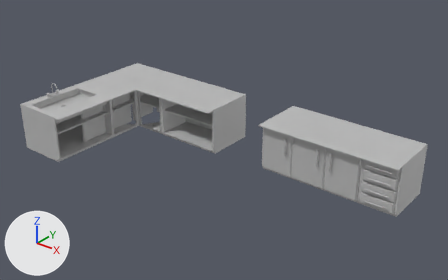
Before and after pictures for a commit that changed the FBX model Assets/Art/MODELS/assets/KitchenNew.fbx.
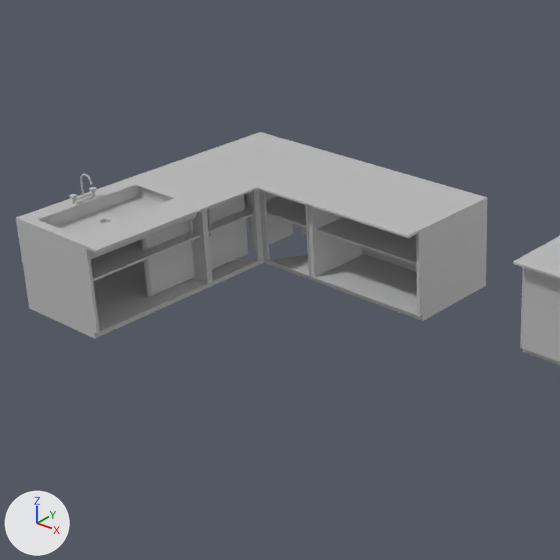
There are two pictures of each version: one whole from a 50 mm camera at (4.77, -0.48, 4.17) aimed at (-1.64, 7.54, -0.8), one close up on the part from 3% to 63% of the width and 0% to 96% of the height. The lights are fixed; the arrows at lower left show +X, +Y and +Z. Where no turn or scale is listed for an object, it has been applied to the vertices. Vertices at the same position are counted once.

Script lines for the objects in view, before the commit:
```python
ob_puerta_1 = bpy.data.objects.new('puerta_1', me_mesh_006)
ob_puerta_1.location = (0.781, 24.608, 0.006)
ob_puerta_2 = bpy.data.objects.new('puerta_2', me_mesh_005)
ob_puerta_2.location = (0.782, 24.608, 0.015)
ob_puerta_3 = bpy.data.objects.new('puerta_3', me_mesh_004)
ob_puerta_3.location = (0.782, 24.602, 0.006)
ob_puerta_4 = bpy.data.objects.new('puerta_4', me_mesh_003)
ob_puerta_4.location = (-4.425, 7.924, -0.913)
ob_puerta_5 = bpy.data.objects.new('puerta_5', me_mesh_002)
ob_puerta_5.location = (-4.425, 7.851, -0.913)
ob_puerta_6 = bpy.data.objects.new('puerta_6', me_mesh_001)
ob_puerta_6.location = (-4.425, 6.545, -0.913)
ob_tabletop = bpy.data.objects.new('Tabletop', me_mesh)
ob_tabletop.location = (-3.723, 7.335, -0.789)
# also in view: 'puerta_3.001' at (-0.74, 7.93, -0.91); 'cuerpo' at (0.25, 8.41, -0.93)
```
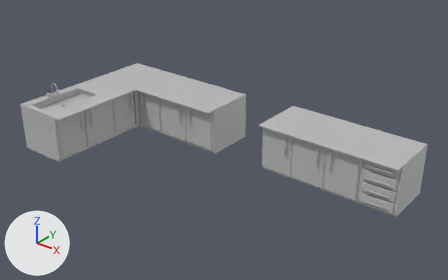
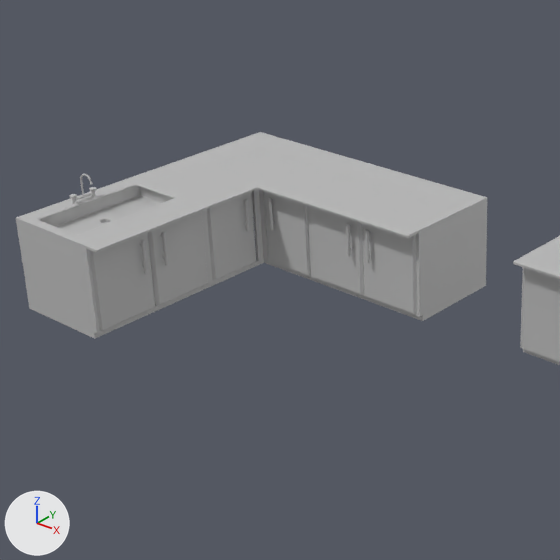
The newer file is also turned or shifted as a whole; pictures and numbers use the older file's frame.

Where the change shows, as pixel boxes (x1, y1, x2, y2) in the close-ups (560 x 560 px):
```json
{"object": "puerta_6", "change": "mesh moved", "before": [141, 220, 195, 297], "after": [89, 233, 155, 331]}
{"object": "puerta_5", "change": "mesh moved", "before": [206, 195, 248, 269], "after": [148, 211, 208, 306]}
{"object": "puerta_1", "change": "mesh moved", "before": [395, 258, 417, 272], "after": [362, 223, 417, 314]}
{"object": "puerta_4", "change": "mesh moved", "before": [247, 192, 293, 252], "after": [206, 192, 256, 281]}
{"object": "puerta_2", "change": "mesh moved", "before": [362, 247, 395, 265], "after": [311, 207, 364, 295]}
{"object": "puerta_3", "change": "mesh moved", "before": [301, 226, 307, 235], "after": [264, 191, 309, 275]}
```

The change, as JSON lines over the scene's bpy script:
```json
{"block": "me_mesh_001", "where": "me_mesh_001.from_pydata(...)  # 110 vertices, 100 faces; spans x -0.059..0.059, y 0.0..0.659, z -0.414..0.414"}
{"block": "me_mesh_001", "where": "# used by ob_puerta_6; location = (-4.425, 6.545, -0.913)"}
{"block": "me_mesh_001", "change": "me_mesh_001 part 4: the whole mesh is moved by (0.204, -0.748, 0.0)"}
{"block": "me_mesh_004", "where": "me_mesh_004.from_pydata(...)  # 110 vertices, 100 faces; spans x -5.193..-4.594, y -16.094..-15.976, z -1.333..-0.505"}
{"block": "me_mesh_004", "where": "# used by ob_puerta_3; location = (0.782, 24.602, 0.006)"}
{"block": "me_mesh_004", "change": "me_mesh_004 part 2: the whole mesh is moved by (0.237, -0.721, 0.0)"}
{"block": "me_mesh_006", "where": "me_mesh_006.from_pydata(...)  # 110 vertices, 100 faces; spans x -3.873..-3.214, y -16.1..-15.982, z -1.334..-0.505"}
{"block": "me_mesh_006", "where": "# used by ob_puerta_1; location = (0.781, 24.608, 0.006)"}
{"block": "me_mesh_006", "change": "me_mesh_006 part 1: the whole mesh is moved by (0.231, -0.721, 0.0)"}
{"block": "me_mesh_005", "where": "me_mesh_005.from_pydata(...)  # 110 vertices, 100 faces; spans x -4.533..-3.874, y -16.101..-15.983, z -1.343..-0.514"}
{"block": "me_mesh_005", "where": "# used by ob_puerta_2; location = (0.782, 24.608, 0.015)"}
{"block": "me_mesh_005", "change": "me_mesh_005 part 6: the whole mesh is moved by (0.23, -0.721, 0.0)"}
{"block": "me_mesh_003", "where": "me_mesh_003.from_pydata(...)  # 110 vertices, 100 faces; spans x -0.059..0.059, y -0.002..0.596, z -0.414..0.414"}
{"block": "me_mesh_003", "where": "# used by ob_puerta_4; location = (-4.425, 7.924, -0.913)"}
{"block": "me_mesh_003", "change": "me_mesh_003 part 3: the whole mesh is moved by (0.204, -0.743, 0.0)"}
{"block": "me_mesh_002", "where": "me_mesh_002.from_pydata(...)  # 110 vertices, 100 faces; spans x -0.059..0.059, y -0.65..0.009, z -0.414..0.414"}
{"block": "me_mesh_002", "where": "# used by ob_puerta_5; location = (-4.425, 7.851, -0.913)"}
{"block": "me_mesh_002", "change": "me_mesh_002 part 5: the whole mesh is moved by (0.204, -0.74, 0.0)"}
```
